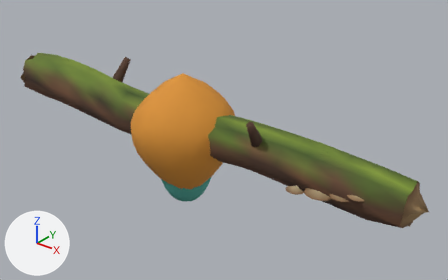
What one commit did to the glTF model src/assets/models/props.glb.
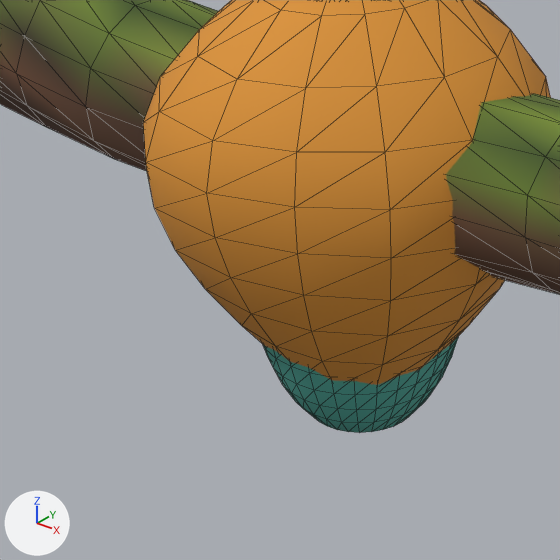
Each version appears first whole from a camera (50 mm lens) standing at (3.05, -3.32, 2.23) and looking at (0.25, 0.19, 0.06), and next in a close-up on the part from 21% to 53% of the width and 32% to 84% of the height. The axes (+X, +Y, +Z) are drawn at lower left. The lights are the same throughout. The last two pictures show the newer version. The close-ups show mesh edges as thin lines.

The older version as bpy lines, for what is in view:
```python
me_amber = bpy.data.meshes.new('amber')
me_amber.from_pydata(...)  # 170 vertices, 336 faces; spans x -0.393..0.425, y -0.42..0.421, z -0.5..0.62
me_amber.materials.append(mat_amber)
me_egg = bpy.data.meshes.new('egg')
me_egg.from_pydata(...)  # 618 vertices, 1232 faces; spans x -0.236..0.236, y -0.236..0.236, z -0.5..0.5
me_egg.materials.append(mat_egg)
me_log = bpy.data.meshes.new('log')
me_log.from_pydata(...)  # 446 vertices, 752 faces; spans x -2.02..2.02, y -0.26..0.24, z -0.03..0.53
me_log.materials.append(mat_prop)
ob_amber = bpy.data.objects.new('amber', me_amber)
ob_amber.location = (0.0, 0.0, 0.0)
ob_egg = bpy.data.objects.new('egg', me_egg)
ob_egg.location = (0.0, 0.0, 0.0)
ob_log = bpy.data.objects.new('log', me_log)
ob_log.location = (0.0, 0.0, 0.0)
```
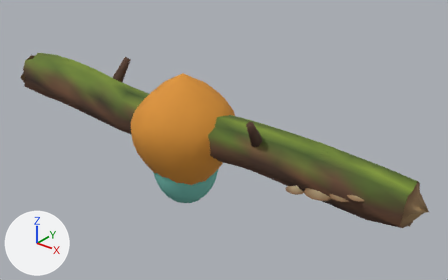
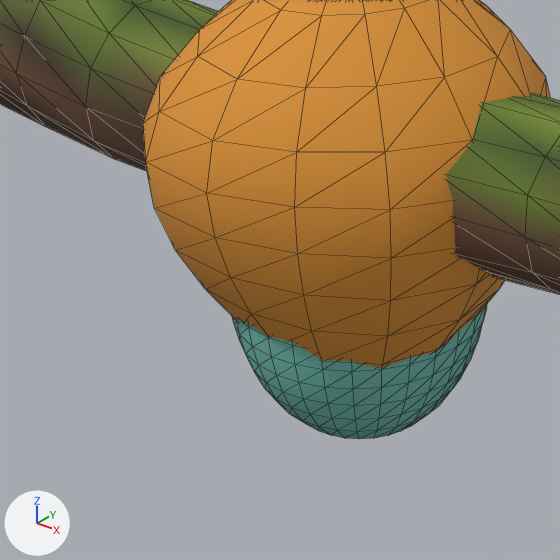
Changed parts and their boxes (x1, y1, x2, y2) in the close-ups (560 x 560 px; the box of a moved part takes in the faces that stretch with it):
'egg', reshaped, recoloured: before (263, 337, 458, 433); after (232, 304, 487, 439)
part 1 of me_egg, moved or reshaped: before (263, 337, 458, 433); after (232, 304, 487, 439)
part 2 of me_egg, recoloured: before (263, 337, 458, 433); after (232, 304, 487, 439)

Diff of the bpy script that builds the scene:
```diff
--- a/src/assets/models/props.glb.py
+++ b/src/assets/models/props.glb.py
@@ me_egg @@
 # used by ob_egg; location = (0.0, 0.0, 0.0)
-me_egg.from_pydata(...)  # 618 vertices, 1232 faces; spans x -0.236..0.236, y -0.236..0.236, z -0.5..0.5
+me_egg.from_pydata(...)  # 618 vertices, 1232 faces; spans x -0.278..0.278, y -0.278..0.278, z -0.5..0.5
+# me_egg part 1: 560 of 618 vertices moved; they spanned x -0.236..0.236, y -0.236..0.236, z -0.452..0.452 and now span x -0.278..0.278, y -0.278..0.278, z -0.452..0.452; mean shift (0.0, 0.0, 0.0); largest move (0.1, 0.207, -0.167) -> (0.119, 0.247, -0.167)
+# me_egg part 2: 1232 faces centred in x -0.234..0.234, y -0.234..0.234, z -0.5..0.5 are repainted in the vertex colours; the middle colour goes from cyan #58b9aa to cyan #7fd3c4
 me_egg.materials.append(mat_egg)
```
